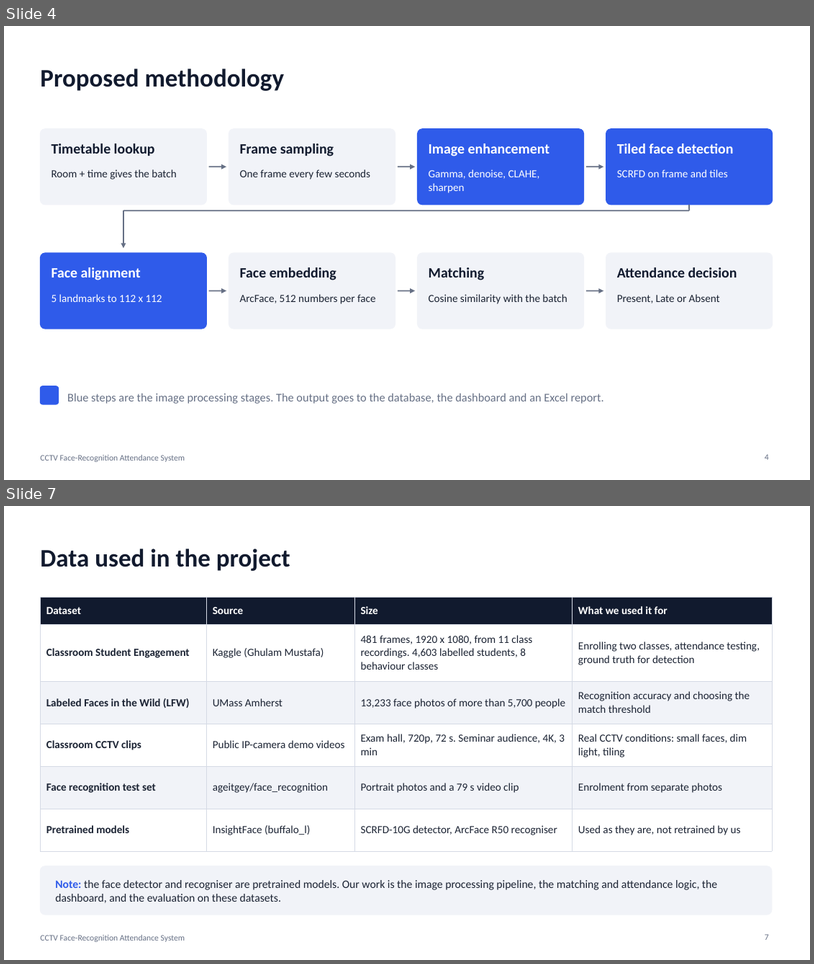
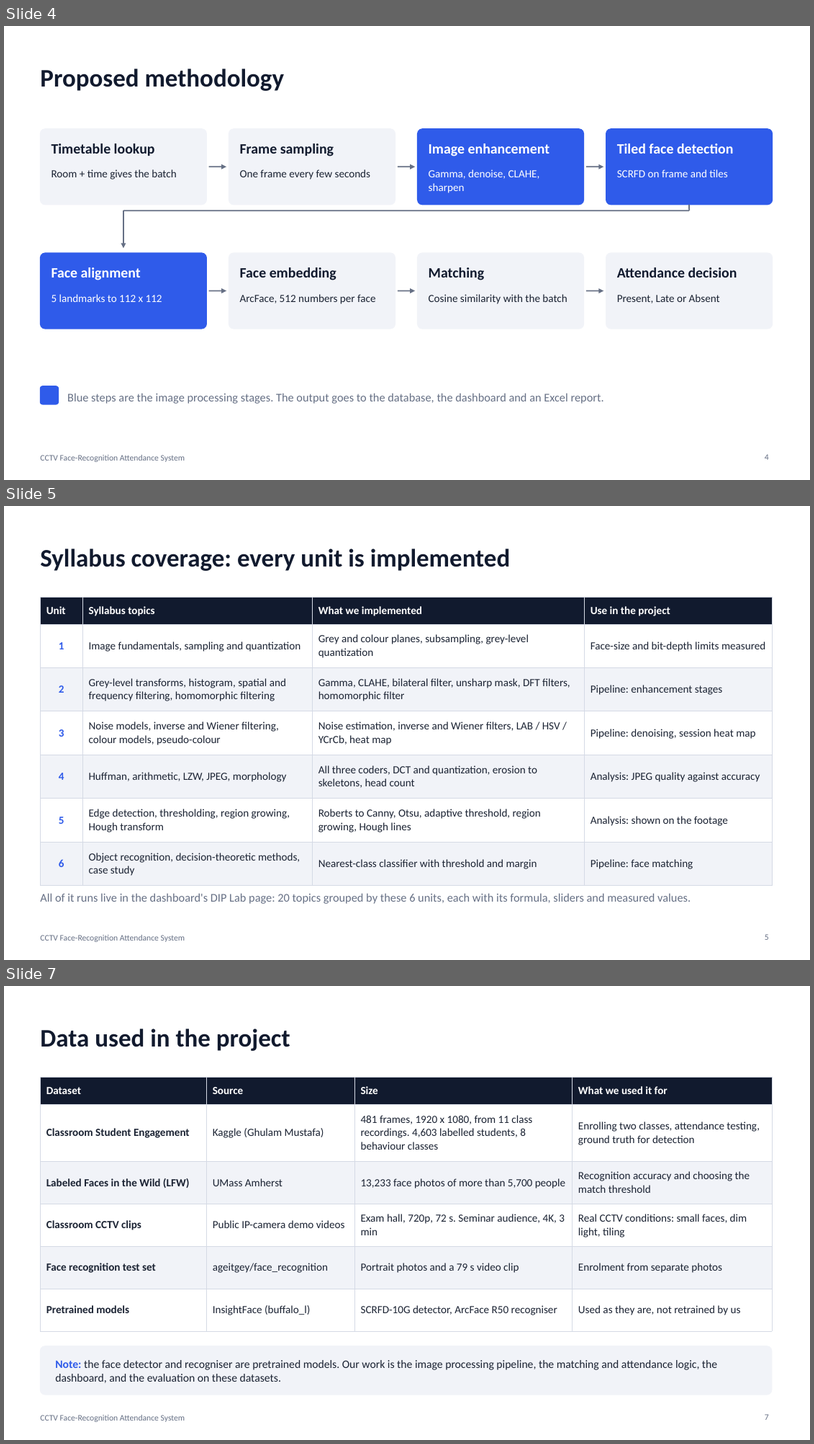
Before and after one commit to anoopsinghrru/cctv-based-attendence-, a slide deck: docs/DIP_Project_Presentation.pptx. Shown one above the other, each under a label of ours: slides 4 and 7 before the commit, slides 4, 5 and 7 after it; the slides between them are not shown. The pictures are 814x964 and 814x1444 pixels, drawn with LibreOffice and Linux fonts; fonts in the diff are those of the drawing. Boxes give left, top, right and bottom in pixels: in the first picture for what was removed or moved away, otherwise in the second. Text is boxed around its words. In the diff, an @@ line names an element or a change of style, - is before the commit and + after.

```diff
--- a/docs/DIP_Project_Presentation.pptx
+++ b/docs/DIP_Project_Presentation.pptx
@@ slide 5 added at [4, 506, 810, 960], background #FFFFFF; not listed: 1 template element that a slide beside it also shows @@
@@ title added at [40, 548, 510, 571], 30 pt, text #111A2E, bold @@
+Syllabus coverage: every unit is implemented
@@ table added at [40, 597, 772, 878], 7 rows, 4 columns @@
+Unit | Syllabus topics | What we implemented | Use in the project
+1 | Image fundamentals, sampling and quantization | Grey and colour planes, subsampling, grey-level quantization | Face-size and bit-depth limits measured
+2 | Grey-level transforms, histogram, spatial and frequency filtering, homomorphic filtering | Gamma, CLAHE, bilateral filter, unsharp mask, DFT filters, homomorphic filter | Pipeline: enhancement stages
+3 | Noise models, inverse and Wiener filtering, colour models, pseudo-colour | Noise estimation, inverse and Wiener filters, LAB / HSV / YCrCb, heat map | Pipeline: denoising, session heat map
+4 | Huffman, arithmetic, LZW, JPEG, morphology | All three coders, DCT and quantization, erosion to skeletons, head count | Analysis: JPEG quality against accuracy
+5 | Edge detection, thresholding, region growing, Hough transform | Roberts to Canny, Otsu, adaptive threshold, region growing, Hough lines | Analysis: shown on the footage
+6 | Object recognition, decision-theoretic methods, case study | Nearest-class classifier with threshold and margin | Pipeline: face matching
@@ text added at [40, 893, 691, 903], 14 pt, text #667085 @@
+All of it runs live in the dashboard's DIP Lab page: 20 topics grouped by these 6 units, each with its formula, sliders and measured values.
@@ page number added at [765, 934, 769, 939], 10 pt, text #667085 @@
+5
```
Also in this commit, not shown: 4 slides changed, 3 other slides added, 1 slide removed, 30 other files.
